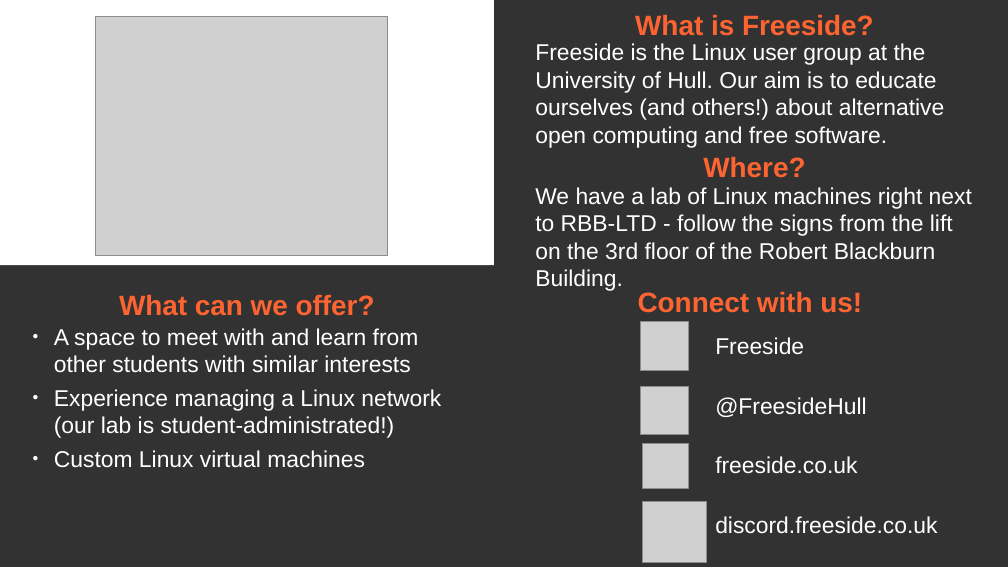
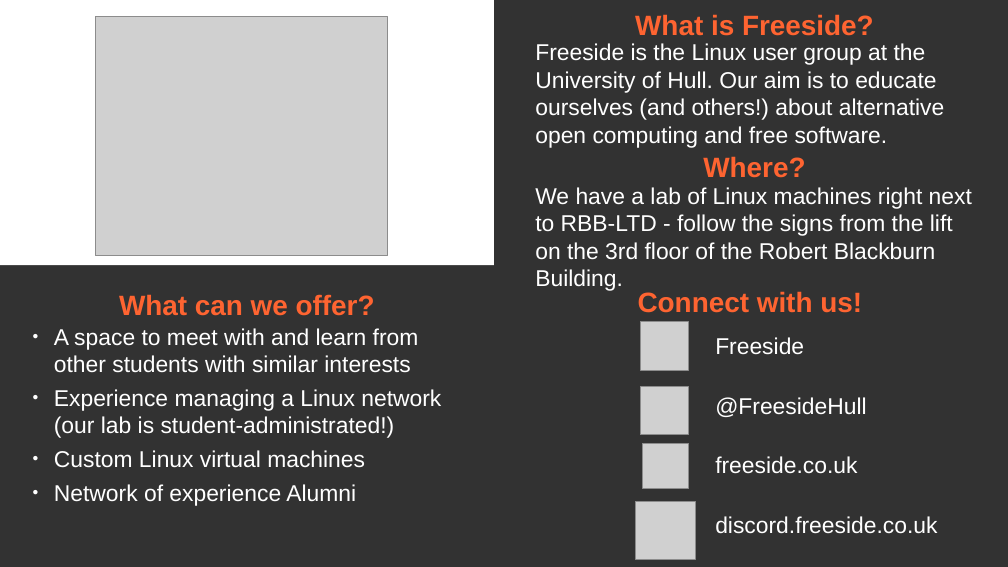
Before and after one commit to FreesideHull/Branding, a slide deck: slide 1 of Materials/Display Slide.odp. Drawn at 1008x567 pixels with LibreOffice and Linux fonts; fonts in the diff are those of the drawing; grey boxes stand for pictures. Boxes give left, top, right and bottom in pixels: in the first picture for what was removed or moved away, otherwise in the second. Text is boxed around its words. In the diff, an @@ line names an element or a change of style, - is before the commit and + after.

Commit message:
Fix Discord logo

```diff
--- a/Materials/Display Slide.odp
+++ b/Materials/Display Slide.odp
@@ text at (x1=54, y1=484, x2=356, y2=506): paragraph added @@
+● Network of experience Alumni
@@ picture resized from (x1=643, y1=501, x2=707, y2=563) to (x1=636, y1=501, x2=695, y2=560) @@
```
